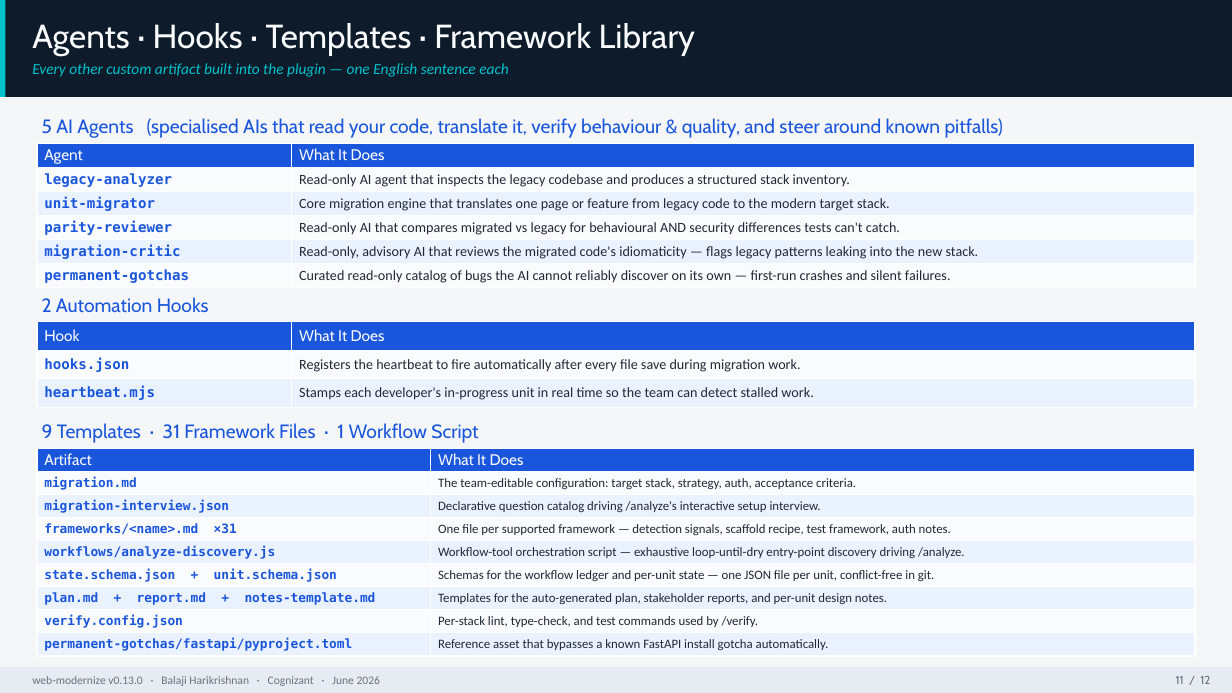
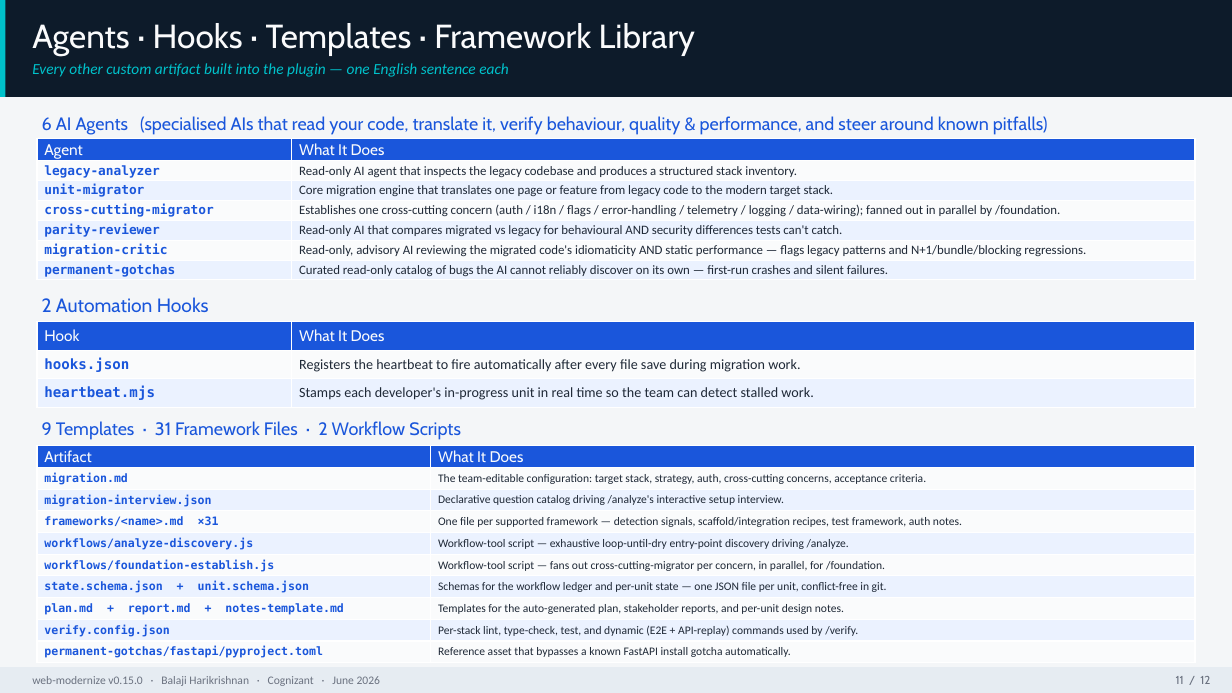
Before and after one commit to balaji-hari/web-mordernize, a slide deck: slide 11 of docs/decks/web-modernize-presentation.pptx. Drawn at 1232x693 pixels with LibreOffice and Linux fonts; fonts in the diff are those of the drawing. Boxes give left, top, right and bottom in pixels: in the first picture for what was removed or moved away, otherwise in the second. Text is boxed around its words. In the diff, an @@ line names an element or a change of style, - is before the commit and + after.

```diff
--- a/docs/decks/web-modernize-presentation.pptx
+++ b/docs/decks/web-modernize-presentation.pptx
@@ text at box(42, 116, 1048, 135): text changed; size 15 to 14 pt @@
-5 AI Agents (specialised AIs that read your code, translate it, verify behaviour & quality, and steer around known pitfalls)
+6 AI Agents (specialised AIs that read your code, translate it, verify behaviour, quality & performance, and steer around known pitfalls)
@@ table at box(37, 139, 1196, 281) @@
+row 4: cross-cutting-migrator | Establishes one cross-cutting concern (auth / i18n / flags / error-handling / telemetry / logging / data-wiring); fanned out in parallel by /foundation.
-row 6, column 2: Read-only, advisory AI that reviews the migrated code's idiomaticity — flags legacy patterns leaking into the new stack.
+row 6, column 2: Read-only, advisory AI reviewing the migrated code's idiomaticity AND static performance — flags legacy patterns and N+1/bundle/blocking regressions.
@@ table: place and size @@
-table at box(37, 143, 1196, 287)
+table at box(37, 139, 1196, 281)
@@ table at box(37, 445, 1195, 663) @@
-row 2, column 2: The team-editable configuration: target stack, strategy, auth, acceptance criteria.
+row 2, column 2: The team-editable configuration: target stack, strategy, auth, cross-cutting concerns, acceptance criteria.
-row 4: frameworks/<name>.md ×31 | One file per supported framework — detection signals, scaffold recipe, test framework, auth notes.
-row 5: workflows/analyze-discovery.js | Workflow-tool orchestration script — exhaustive loop-until-dry entry-point discovery driving /analyze.
+row 4: frameworks/<name>.md ×31 | One file per supported framework — detection signals, scaffold/integration recipes, test framework, auth notes.
+row 5: workflows/analyze-discovery.js | Workflow-tool script — exhaustive loop-until-dry entry-point discovery driving /analyze.
+row 6: workflows/foundation-establish.js | Workflow-tool script — fans out cross-cutting-migrator per concern, in parallel, for /foundation.
-row 9, column 2: Per-stack lint, type-check, and test commands used by /verify.
+row 9, column 2: Per-stack lint, type-check, test, and dynamic (E2E + API-replay) commands used by /verify.
@@ text at box(42, 421, 461, 440): text changed; size 15 to 14 pt @@
-9 Templates · 31 Framework Files · 1 Workflow Script
+9 Templates · 31 Framework Files · 2 Workflow Scripts
```
Also in this commit, not shown: 11 other slides changed, 40 other files.
